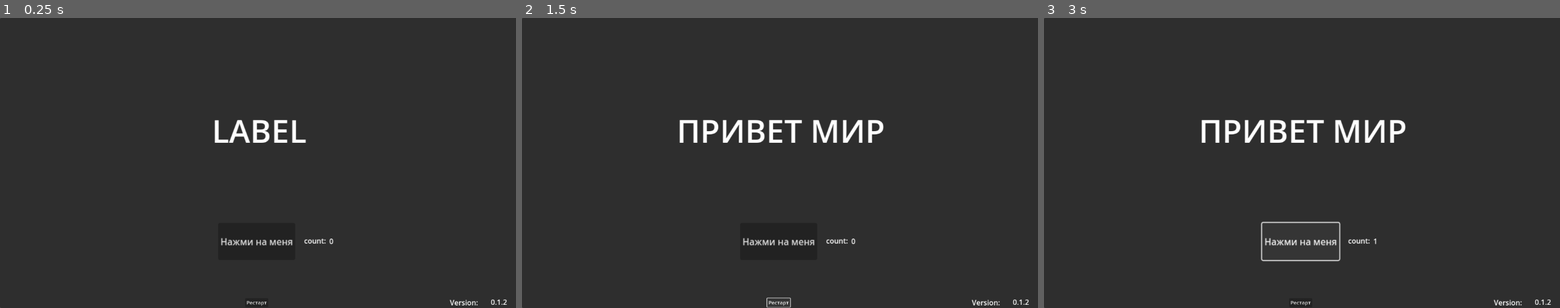
Above: before the commit, frames 1-3 (left to right).
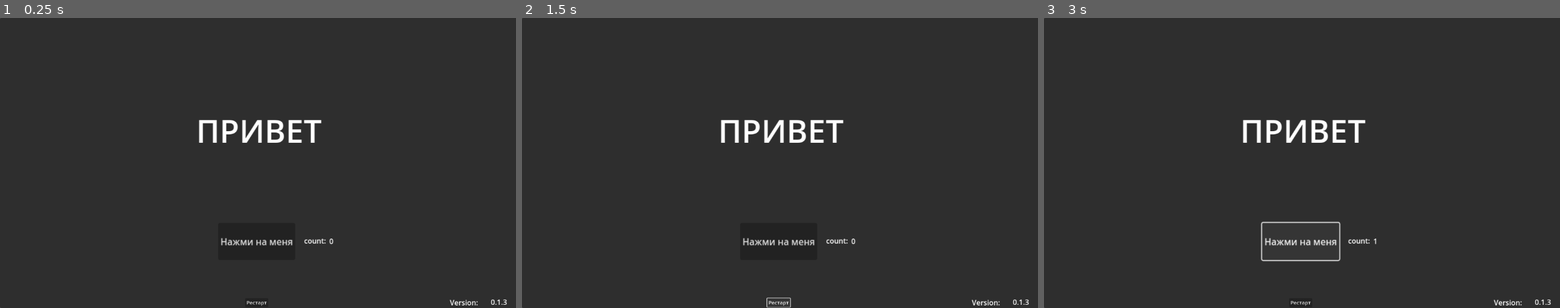
Above: after the commit, the same moments.

Repository: andrucom/Godot_test_game
Game: Godot game, scene res://test_game_b.tscn
The game is run twice, just before and just after one commit, with the same random seed, the same clock (stepped at 60 frames per second) and the same inputs.
Inputs:
- Up to frame 1 (0.25 s): no input
- Up to frame 2 (1.5 s): click "Нажми на меня" at 0.5 s; click "Рестарт" at 1.25 s
- Up to frame 3 (3 s): click "Рестарт" at 2 s; click "Нажми на меня" at 2.75 s

The runs differ from the first frame. In frame 1, 1.1% of the frame differs, in the area x 38-99%, y 35-99%; in frame 2, 1.8%, in the area x 30-99%, y 35-99%; in frame 3, 1.8%.

Commit message:
Update game v0.1.3
- Add image
- Fix bug

Diff:
--- a/Button.gd
+++ b/Button.gd
@@ -9,11 +9,8 @@
 
 # Called every frame. 'delta' is the elapsed time since the previous frame.
 func _process(delta):
-	pass
-
-
-func _on_pressed():
-	g.click
+	if g.click > -1:
+		text="Нажми на меня"
 	if g.click > 20:
 		text="Хватит"
 	if g.click > 25:
@@ -30,3 +27,8 @@
 		text="STOP"
 	if g.click > 42:
 		text="Нажми на меня!"
+	pass
+
+
+func _on_pressed():
+	pass
--- a/Button2.gd
+++ b/Button2.gd
@@ -12,5 +12,4 @@
 
 
 func _on_pressed():
-	g.click=1
-	pass # Replace with function body.
+	g.click=0
--- a/Label.gd
+++ b/Label.gd
@@ -7,13 +7,8 @@
 
 # Called every frame. 'delta' is the elapsed time since the previous frame.
 func _process(delta):
-	pass
-
-
-func _on_button_pressed():
-
-	text = "Привет мир"
-	g.click+=1
+	if g.click > -1:
+		text="Привет"
 	if g.click > 3:
 		text = "Не кликай на меня"
 	if g.click > 5:
@@ -32,3 +27,8 @@
 		text = "Ну кликай, кликай умник..."
 	if g.click > 65:
 		text = "..."
+
+
+
+func _on_button_pressed():
+	g.click+=1
--- a/Label2.gd
+++ b/Label2.gd
@@ -8,10 +8,9 @@
 
 # Called every frame. 'delta' is the elapsed time since the previous frame.
 func _process(delta):
+	text = str(g.click)
 	pass
 
 
 func _on_button_pressed():
 	text="0"
-	if g.click > 0:
-		text = str(g.click)
--- /dev/null
+++ b/button_mem.gd
@@ -0,0 +1,19 @@
+extends Sprite2D
+
+
+# Called when the node enters the scene tree for the first time.
+func _ready():
+	self.visible=false
+	pass # Replace with function body.
+
+
+# Called every frame. 'delta' is the elapsed time since the previous frame.
+func _process(delta):
+	pass
+
+
+func _on_button_pressed():
+	if g.click > 70:
+		self.visible=true
+	if g.click > 75:
+		self.visible=false
--- a/new_script.gd
+++ b/new_script.gd
@@ -1,4 +1,4 @@
 extends Node
 
 var click = 0
-var ver = "0.1.2"
+var ver = "0.1.3"
--- a/test_game_b.tscn
+++ b/test_game_b.tscn
@@ -6,7 +6,9 @@
 [ext_resource type="Script" path="res://Button.gd" id="3_x8eor"]
 [ext_resource type="Script" path="res://Button2.gd" id="5_twbbm"]
 [ext_resource type="Script" path="res://version_var.gd" id="6_lkcva"]
-[ext_resource type="AudioStream" uid="uid://mbxanrmj4mqp" path="res://mx_Everyday.mp3" id="7_had62"]
+[ext_resource type="AudioStream" uid="uid://mbxanrmj4mqp" path="res://audio/mx_Everyday.mp3" id="7_6v6fw"]
+[ext_resource type="Texture2D" uid="uid://dukr3s128ucv3" path="res://picture/maxresdefault-1.jpg" id="8_jvn5n"]
+[ext_resource type="Script" path="res://button_mem.gd" id="9_47bma"]
 
 [sub_resource type="LabelSettings" id="LabelSettings_a4bms"]
 font_size = 71
@@ -26,7 +28,7 @@
 offset_right = 1152.0
 offset_bottom = 648.0
 
-[node name="Label3" type="Label" parent="Panel"]
+[node name="Label_count" type="Label" parent="Panel"]
 layout_mode = 0
 offset_left = 676.0
 offset_top = 486.0
@@ -35,7 +37,7 @@
 text = "count:"
 script = ExtResource("1_eqbjt")
 
-[node name="Label2" type="Label" parent="Panel"]
+[node name="Label_varcount" type="Label" parent="Panel"]
 layout_mode = 0
 offset_left = 732.0
 offset_top = 487.0
@@ -67,7 +69,7 @@
 uppercase = true
 script = ExtResource("1_sampq")
 
-[node name="Button2" type="Button" parent="Panel"]
+[node name="Button_restart" type="Button" parent="Panel"]
 layout_mode = 0
 offset_left = 545.0
 offset_top = 626.0
@@ -98,11 +100,18 @@
 [node name="AudioStreamPlayer2D" type="AudioStreamPlayer2D" parent="Panel"]
 position = Vector2(565.525, 397)
 scale = Vector2(9.67272, 1)
-stream = ExtResource("7_had62")
+stream = ExtResource("7_6v6fw")
 autoplay = true
 
-[connection signal="pressed" from="Panel/Button" to="Panel/Label3" method="_on_button_pressed"]
-[connection signal="pressed" from="Panel/Button" to="Panel/Label2" method="_on_button_pressed"]
+[node name="button_mem" type="Sprite2D" parent="Panel"]
+position = Vector2(561.528, 258)
+scale = Vector2(0.511499, 0.397222)
+texture = ExtResource("8_jvn5n")
+script = ExtResource("9_47bma")
+
+[connection signal="pressed" from="Panel/Button" to="Panel/Label_count" method="_on_button_pressed"]
+[connection signal="pressed" from="Panel/Button" to="Panel/Label_varcount" method="_on_button_pressed"]
 [connection signal="pressed" from="Panel/Button" to="Panel/Button" method="_on_pressed"]
 [connection signal="pressed" from="Panel/Button" to="Panel/Label" method="_on_button_pressed"]
-[connection signal="pressed" from="Panel/Button2" to="Panel/Button2" method="_on_pressed"]
+[connection signal="pressed" from="Panel/Button" to="Panel/button_mem" method="_on_button_pressed"]
+[connection signal="pressed" from="Panel/Button_restart" to="Panel/Button_restart" method="_on_pressed"]
Not shown, changed: export_presets.cfg
Not shown: 1 places in test_game_b.tscn that only renumber resources
Not shown, changed: click_game.exe
Not shown, changed: click_game.pck
